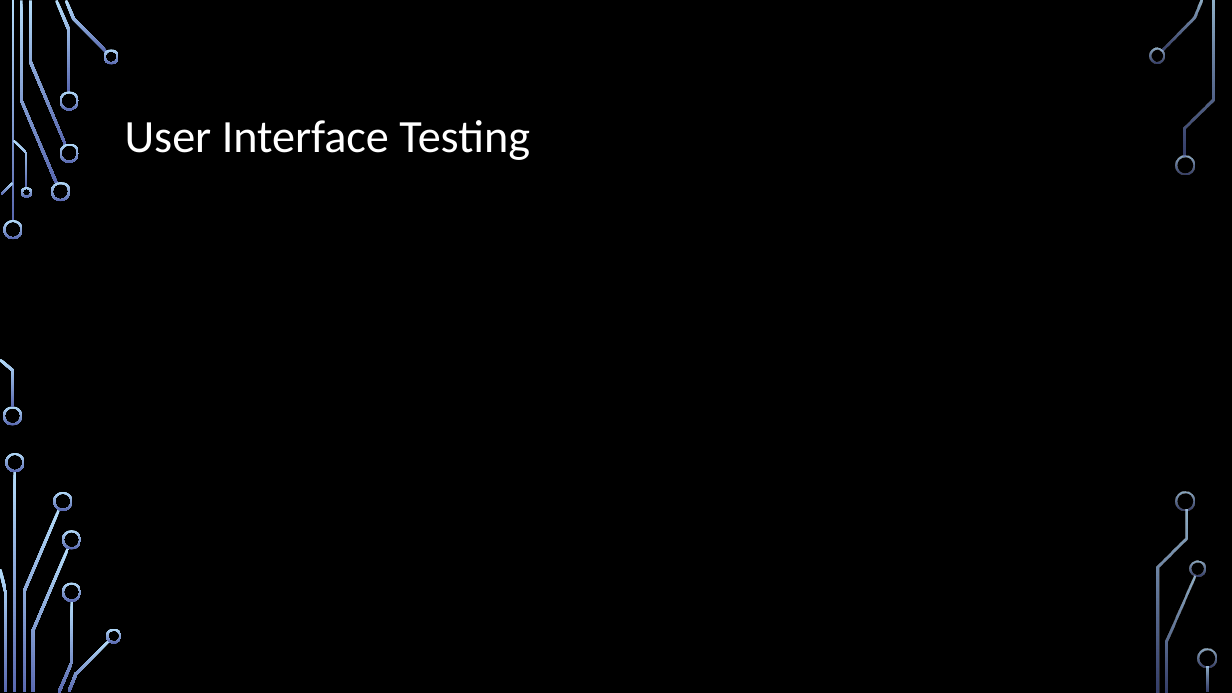
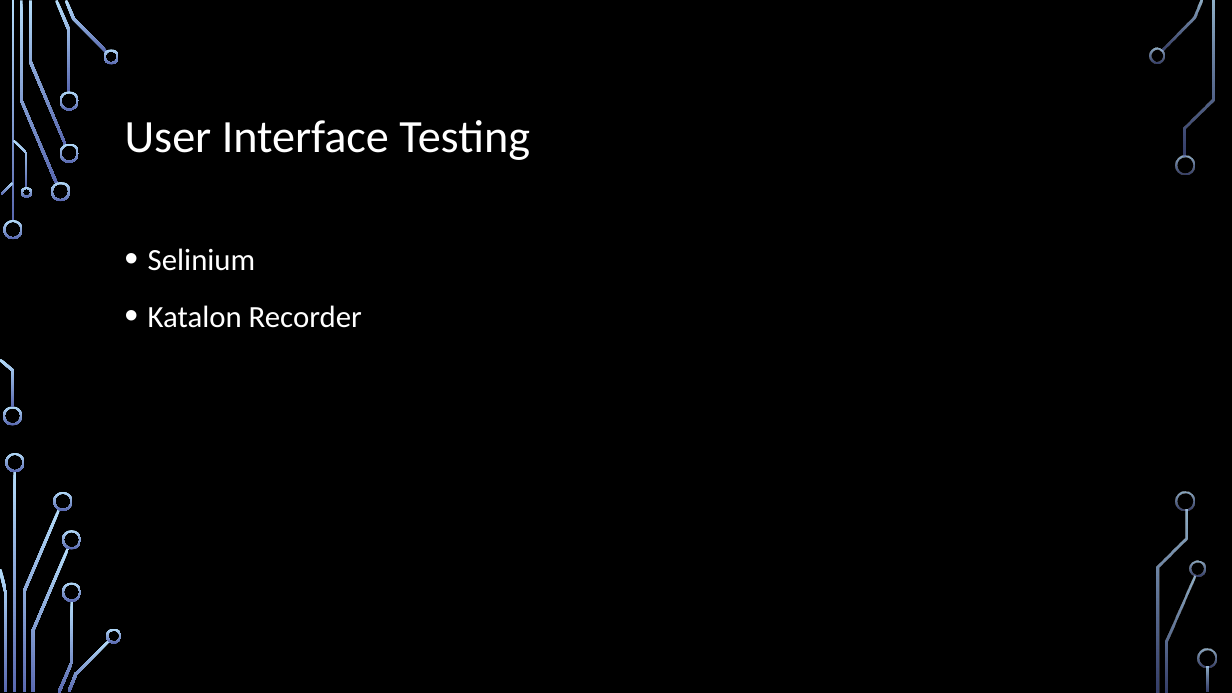
Before and after one commit to IntegerMan/SoftwareQualityTalk, a slide deck: slide 34 of Software Quality Recipes for Legacy.pptx (slide 29 before the commit). Drawn at 1232x693 pixels with LibreOffice and Linux fonts; fonts in the diff are those of the drawing; background and template pictures are left out. Boxes give left, top, right and bottom in pixels: in the first picture for what was removed or moved away, otherwise in the second. Text is boxed around its words. In the diff, an @@ line names an element or a change of style, - is before the commit and + after.

```diff
--- a/Software Quality Recipes for Legacy.pptx
+++ b/Software Quality Recipes for Legacy.pptx
@@ text added at (148,248,362,328), 24 pt, text #FFFFFF @@
+• Selinium
+• Katalon Recorder
```
Also in this commit, not shown: 7 other slides changed, 8 slides added, 4 slides removed, 10 other files.
